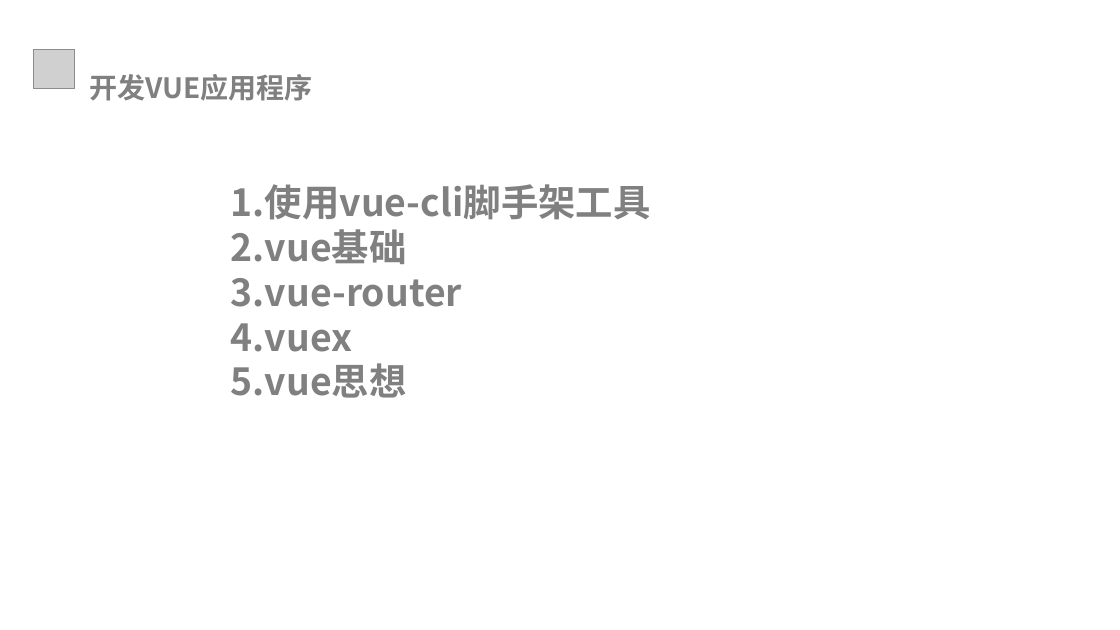
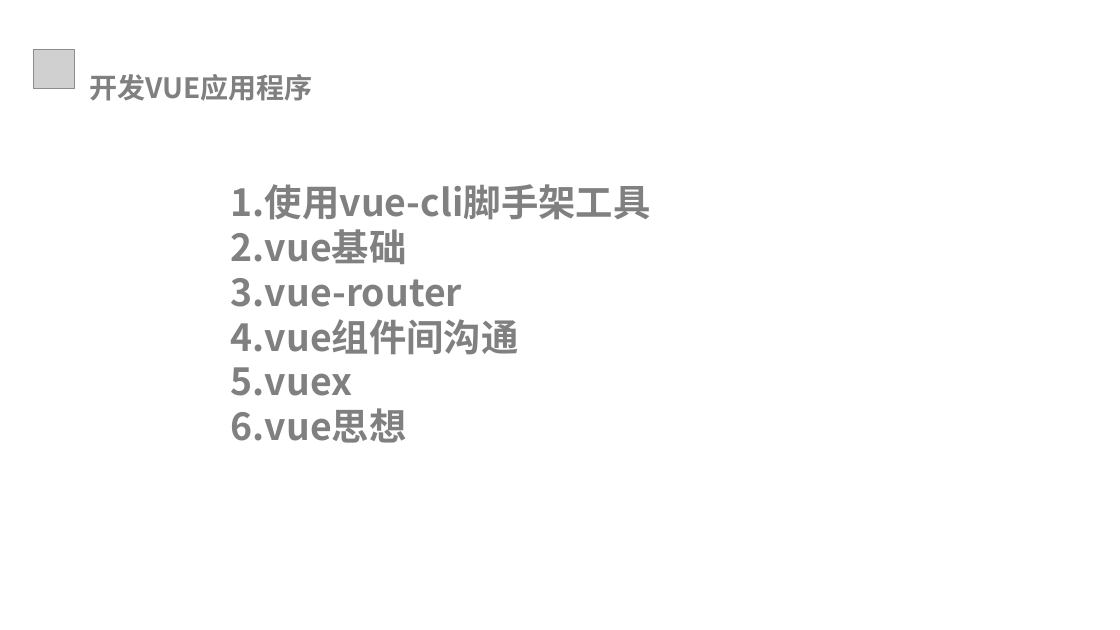
Before and after one commit to xiaozs/ppt, a slide deck: slide 2 of 3.开发VUE应用程序.pptx. Drawn at 1120x630 pixels with LibreOffice and Linux fonts; fonts in the diff are those of the drawing; grey boxes stand for pictures; background and template pictures are left out. Boxes give left, top, right and bottom in pixels: in the first picture for what was removed or moved away, otherwise in the second. Text is boxed around its words. In the diff, an @@ line names an element or a change of style, - is before the commit and + after.

```diff
--- a/3.开发VUE应用程序.pptx
+++ b/3.开发VUE应用程序.pptx
@@ text at (231,319,519,355): paragraph added @@
+4. vue组件间沟通
```
Also in this commit, not shown: 2 other slides changed, 16 slides added, 37 other files.
